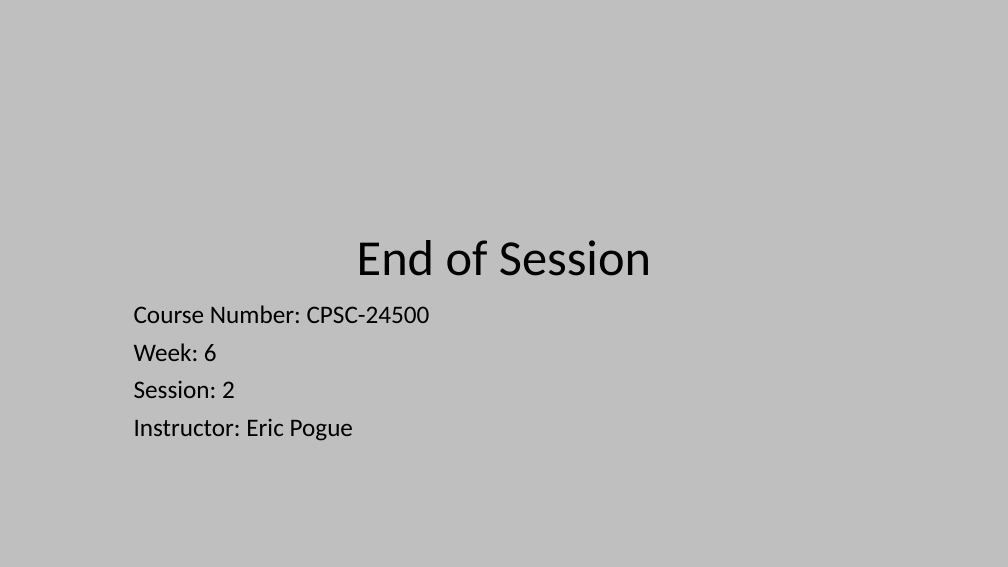
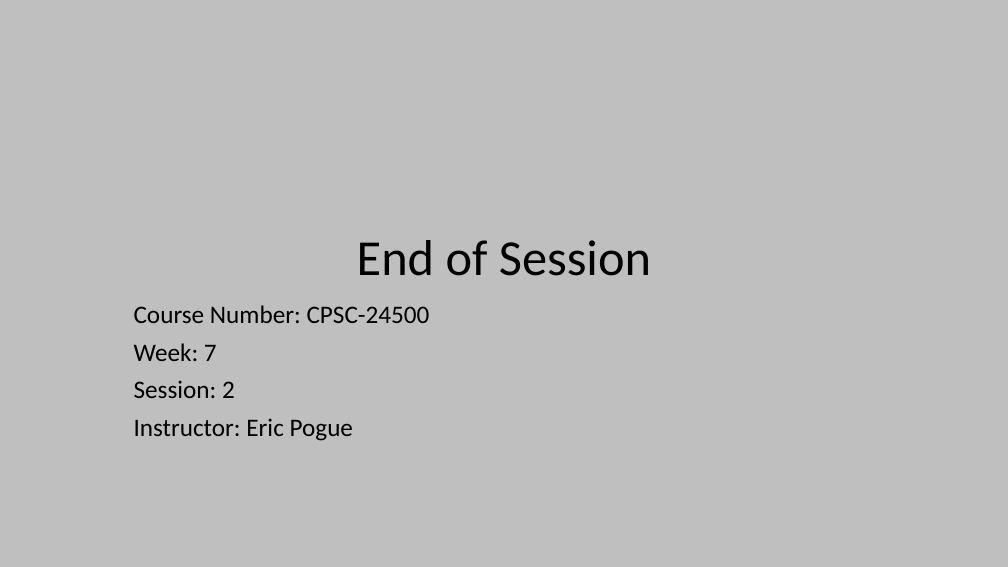
Before and after one commit to EricJPogue/www-epogue-info, a slide deck: slide 22 of CPSC-24500/Week07/2017SpringW07Slides.pptx (slide 19 before the commit). Drawn at 1008x567 pixels with LibreOffice and Linux fonts; fonts in the diff are those of the drawing. Boxes give left, top, right and bottom in pixels: in the first picture for what was removed or moved away, otherwise in the second. Text is boxed around its words. In the diff, an @@ line names an element or a change of style, - is before the commit and + after.

```diff
--- a/CPSC-24500/Week07/2017SpringW07Slides.pptx
+++ b/CPSC-24500/Week07/2017SpringW07Slides.pptx
@@ subtitle at (134, 343, 217, 361): text changed @@
-Week: 6
+Week: 7
```
Also in this commit, not shown: 2 other slides changed, 3 slides added, 1 other file.
